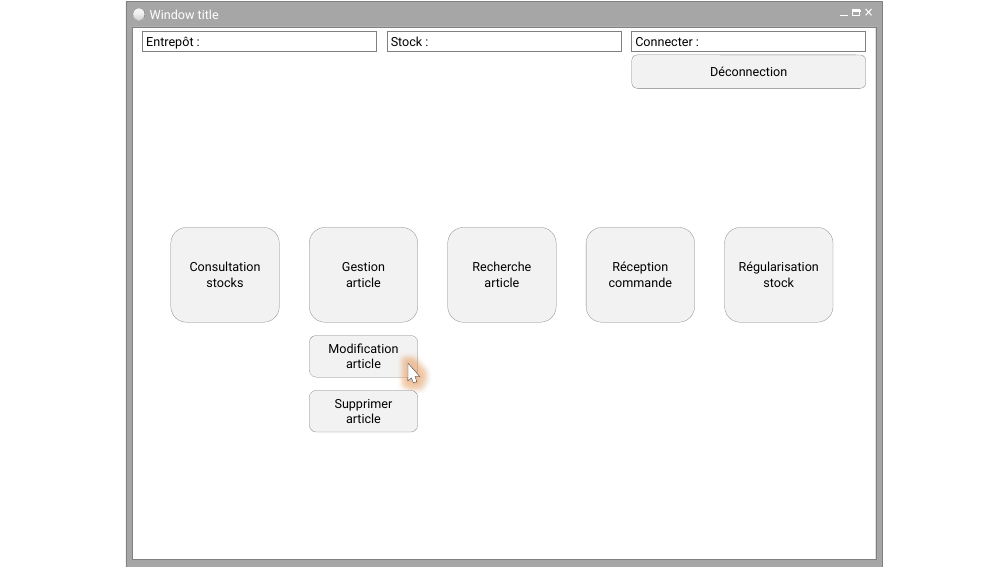
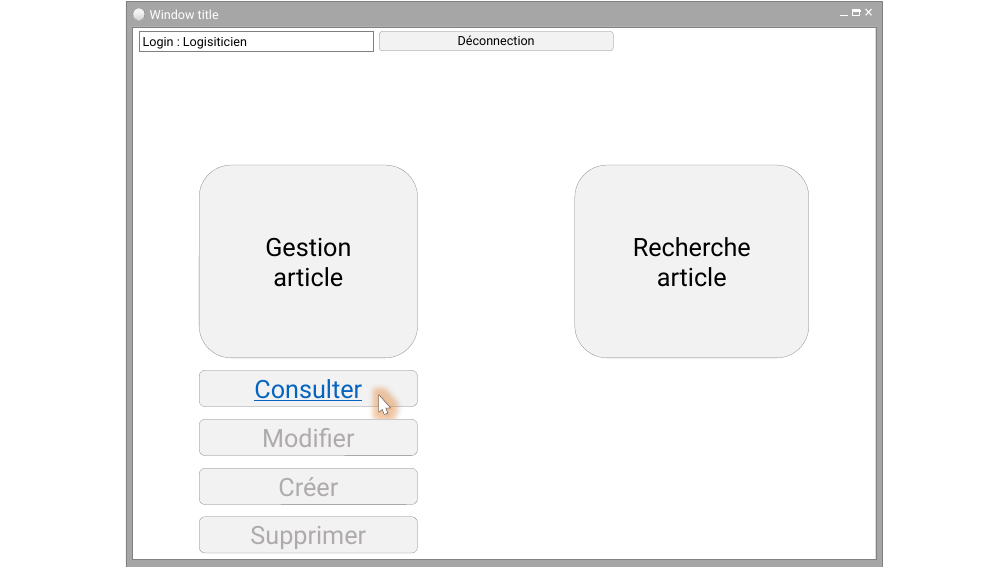
Before and after one commit to cedricbannelier/Projet2, a slide deck: slide 3 of Documents/Maquette.pptx (slide 4 before the commit). Drawn at 1008x567 pixels with LibreOffice and Linux fonts; fonts in the diff are those of the drawing. Boxes give left, top, right and bottom in pixels: in the first picture for what was removed or moved away, otherwise in the second. Text is boxed around its words. In the diff, an @@ line names an element or a change of style, - is before the commit and + after.

Commit message:
Ajout gestion emplacement dans les diagrammes

```diff
--- a/Documents/Maquette.pptx
+++ b/Documents/Maquette.pptx
@@ text in rectangle at [143,37,247,49]: text changed @@
-Entrepôt :
+Login : Logisiticien
@@ rounded rectangle "Déconnection": place and size @@
-rounded rectangle "Déconnection" at [632,55,867,88]
+rounded rectangle "Déconnection" at [380,32,614,51]
@@ rectangle removed at [387,32,622,51] @@
-Stock :
@@ rectangle removed at [631,32,866,51] @@
-Connecter :
@@ rounded rectangle "Gestion": place and size @@
-rounded rectangle "Gestion" at [309,228,418,323]
+rounded rectangle "Gestion" at [199,165,417,358]
@@ rounded rectangle "Gestion" at [199,165,417,358]: size 12 to 24 pt @@
@@ rounded rectangle "Recherche" at [575,165,809,358]: size 12 to 24 pt @@
@@ rounded rectangle "Recherche": place and size @@
-rounded rectangle "Recherche" at [448,228,557,323]
+rounded rectangle "Recherche" at [575,165,809,358]
@@ rounded rectangle removed at [171,228,280,323] @@
-Consultation stocks
@@ rounded rectangle removed at [586,228,695,323] @@
-Réception
-commande
@@ rounded rectangle removed at [724,228,833,323] @@
-Régularisation
-stock
@@ rounded rectangle removed at [309,336,418,377] @@
-Modification
-article
@@ rounded rectangle added at [199,371,417,407], fill #F2F2F2, outline #808080 0.25 pt, 24 pt, text #0563C1, underline @@
+Consulter
@@ text in rounded rectangle at [346,413,381,423]: paragraph removed @@
-article
@@ freeform shape: place and size @@
-freeform shape at [402,361,421,384]
+freeform shape at [373,392,393,416]
@@ rounded rectangle added at [199,420,417,456], fill #F2F2F2, outline #808080 0.25 pt, 24 pt, text #AFABAB @@
+Modifier
@@ rounded rectangle added at [199,468,417,504], fill #F2F2F2, outline #808080 0.25 pt, 24 pt, text #AFABAB @@
+Créer
@@ rounded rectangle "Supprimer": place and size @@
-rounded rectangle "Supprimer" at [309,390,418,432]
+rounded rectangle "Supprimer" at [199,516,417,553]
@@ rounded rectangle "Supprimer" at [199,516,417,553]: size 12 to 24 pt, text colour #000000 to #AFABAB @@
```
Also in this commit, not shown: 2 other slides changed, 3 slides added, 1 slide removed, 4 other files.
